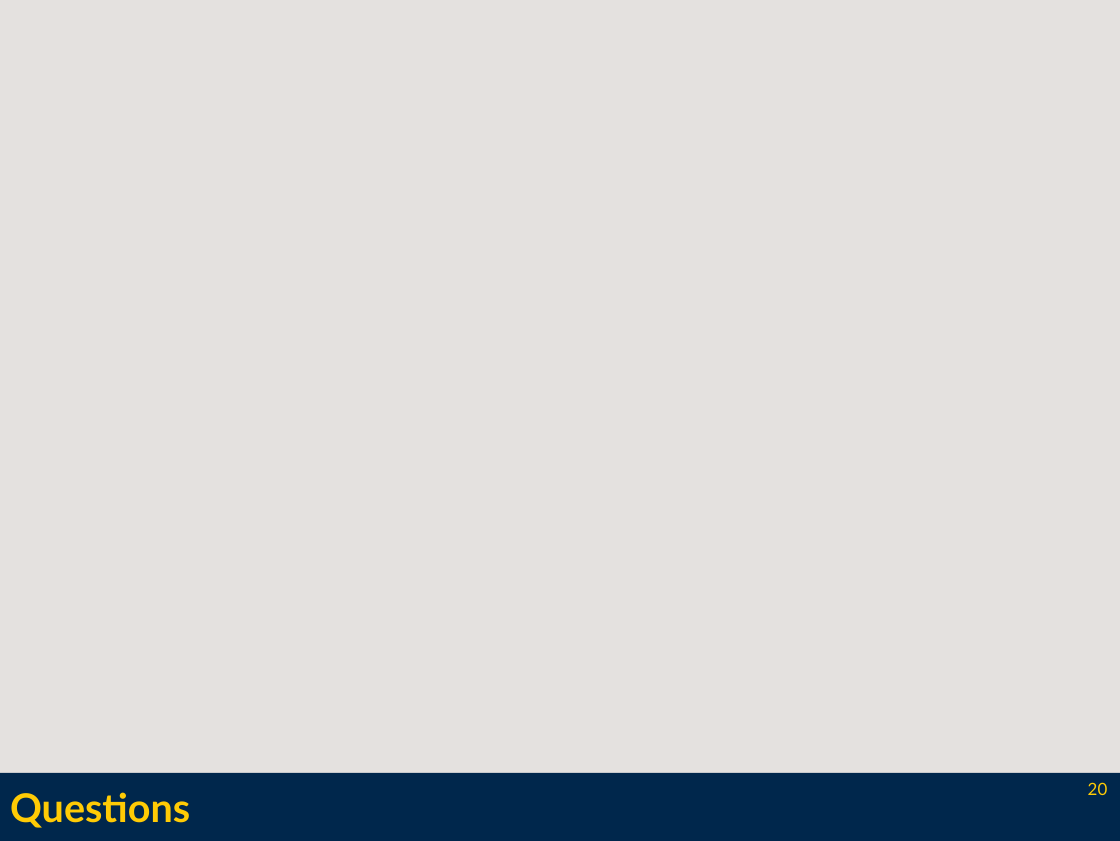
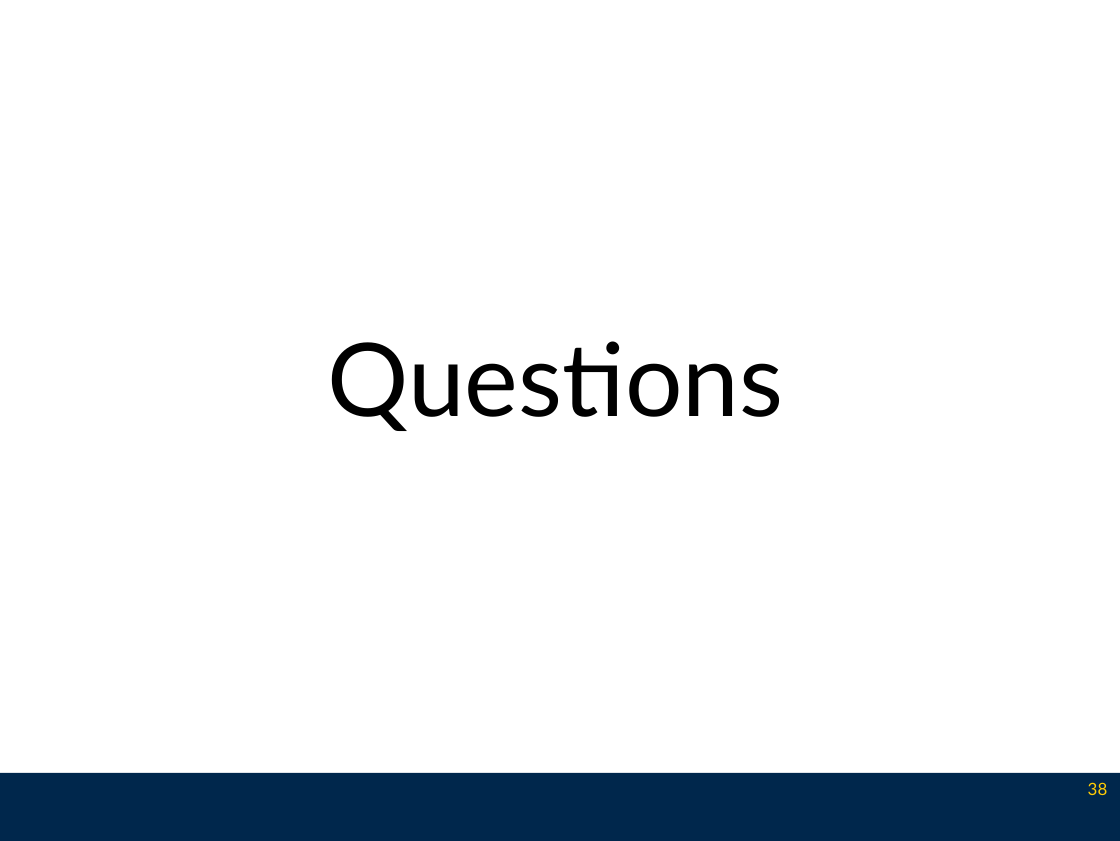
Before and after one commit to l3enny/dissertation, a slide deck: slide 38 of defense/presentation.odp (slide 20 before the commit). Drawn at 1120x841 pixels with LibreOffice and Linux fonts; fonts in the diff are those of the drawing. Boxes give left, top, right and bottom in pixels: in the first picture for what was removed or moved away, otherwise in the second. Text is boxed around its words. In the diff, an @@ line names an element or a change of style, - is before the commit and + after.

```diff
--- a/defense/presentation.odp
+++ b/defense/presentation.odp
@@ background #E4E1DF to #FFFFFF @@
@@ text "Questions": place and size @@
-text "Questions" at (10,792,190,828)
+text "Questions" at (328,341,784,431)
@@ text "Questions" at (328,341,784,431): size 28 to 72 pt, text colour #FFCB05 to #000000, bold off; alignment left to centre; vertical alignment middle to top @@
@@ page number at (1088,782,1108,795): text changed @@
-20
+38
```
Also in this commit, not shown: 16 other slides changed, 23 slides added, 2 slides removed, 13 other files.
